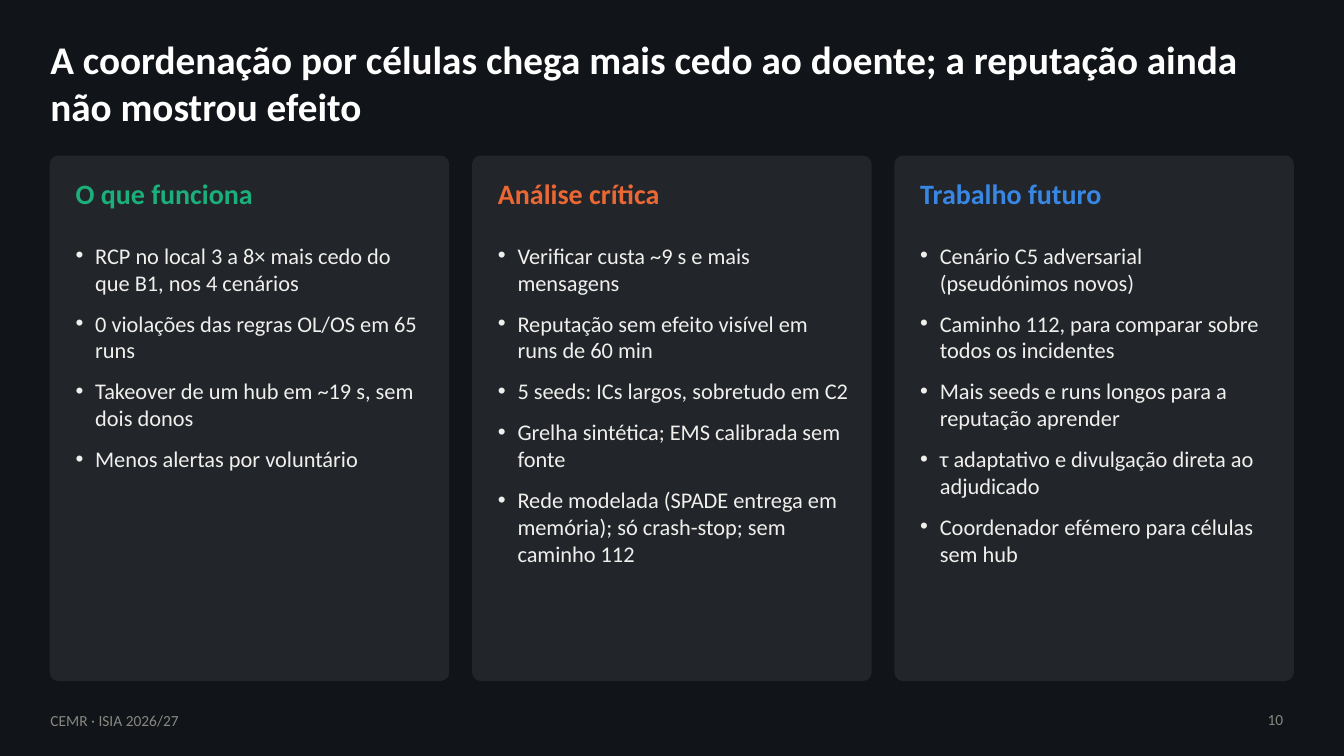
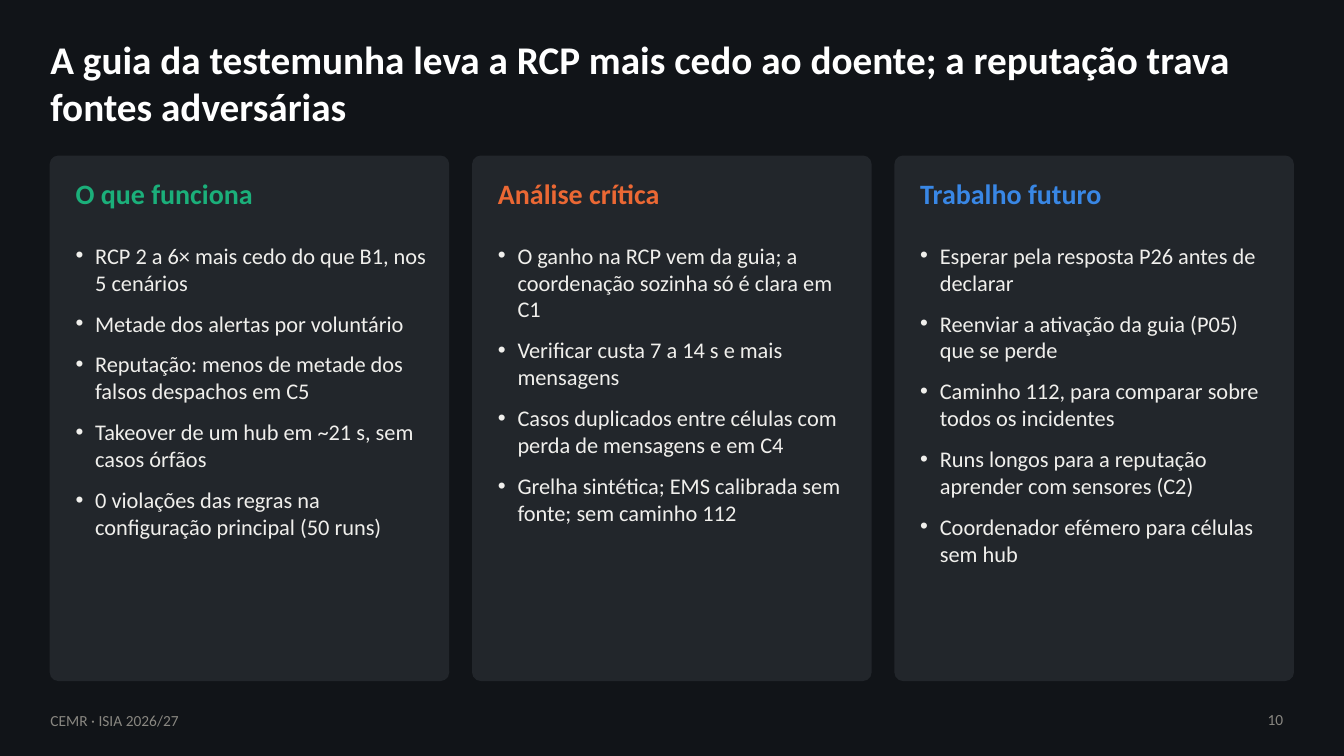
Before and after one commit to rodrigoilde/fcup-isia, a slide deck: slide 10 of slides/apresentacao.pptx. Drawn at 1344x756 pixels with LibreOffice and Linux fonts; fonts in the diff are those of the drawing. Boxes give left, top, right and bottom in pixels: in the first picture for what was removed or moved away, otherwise in the second. Text is boxed around its words. In the diff, an @@ line names an element or a change of style, - is before the commit and + after.

```diff
--- a/slides/apresentacao.pptx
+++ b/slides/apresentacao.pptx
@@ title at (x1=50, y1=46, x2=1230, y2=122): text changed @@
-A coordenação por células chega mais cedo ao doente; a reputação ainda não mostrou efeito
+A guia da testemunha leva a RCP mais cedo ao doente; a reputação trava fontes adversárias
@@ text at (x1=95, y1=248, x2=426, y2=539): text changed @@
-• RCP no local 3 a 8× mais cedo do que B1, nos 4 cenários
-• 0 violações das regras OL/OS em 65 runs
-• Takeover de um hub em ~19 s, sem dois donos
-• Menos alertas por voluntário
+• RCP 2 a 6× mais cedo do que B1, nos 5 cenários
+• Metade dos alertas por voluntário
+• Reputação: menos de metade dos falsos despachos em C5
+• Takeover de um hub em ~21 s, sem casos órfãos
+• 0 violações das regras na configuração principal (50 runs)
@@ text at (x1=518, y1=248, x2=840, y2=524): text changed @@
-• Verificar custa ~9 s e mais mensagens
-• Reputação sem efeito visível em runs de 60 min
-• 5 seeds: ICs largos, sobretudo em C2
-• Grelha sintética; EMS calibrada sem fonte
-• Rede modelada (SPADE entrega em memória); só crash-stop; sem caminho 112
+• O ganho na RCP vem da guia; a coordenação sozinha só é clara em C1
+• Verificar custa 7 a 14 s e mais mensagens
+• Casos duplicados entre células com perda de mensagens e em C4
+• Grelha sintética; EMS calibrada sem fonte; sem caminho 112
@@ text at (x1=940, y1=248, x2=1256, y2=362): text changed @@
-• Cenário C5 adversarial (pseudónimos novos)
+• Esperar pela resposta P26 antes de declarar
+• Reenviar a ativação da guia (P05) que se perde
@@ text at (x1=940, y1=451, x2=1207, y2=498): text changed @@
-• Mais seeds e runs longos para a reputação aprender
-• τ adaptativo e divulgação direta ao adjudicado
+• Runs longos para a reputação aprender com sensores (C2)
```
Also in this commit, not shown: 8 other slides changed, 2 slides added, 1 other file.
